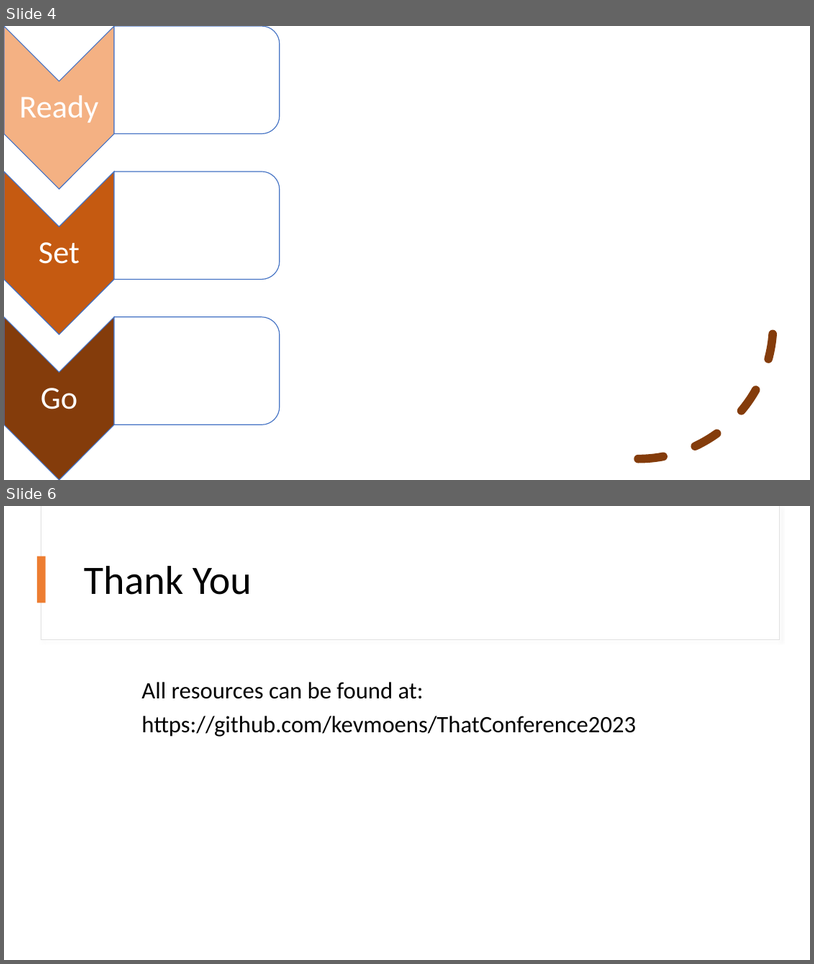
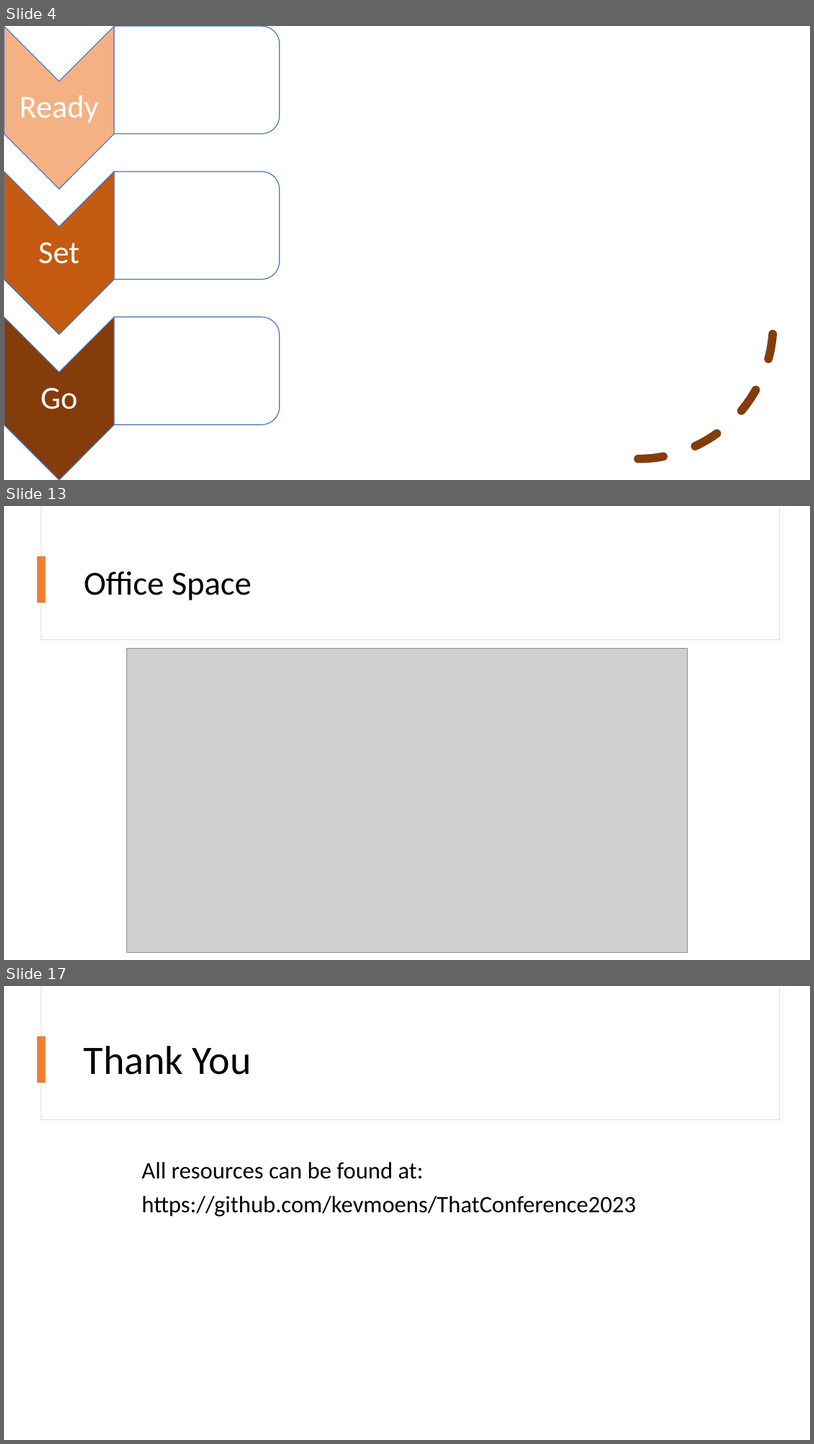
Before and after one commit to kevmoens/ThatConference2023, a slide deck: ThatConference2023.pptx. Shown one above the other, each under a label of ours: slides 4 and 6 before the commit, slides 4, 13 and 17 after it; the slides between them are not shown. The pictures are 814x964 and 814x1444 pixels, drawn with LibreOffice and Linux fonts; fonts in the diff are those of the drawing; grey boxes stand for pictures. Boxes give left, top, right and bottom in pixels: in the first picture for what was removed or moved away, otherwise in the second. Text is boxed around its words. In the diff, an @@ line names an element or a change of style, - is before the commit and + after.

```diff
--- a/ThatConference2023.pptx
+++ b/ThatConference2023.pptx
@@ slide 13 added at (4,506,810,960), background #FFFFFF @@
@@ rectangle added at (41,506,779,640), fill #FFFFFF, outline #E1E1E1 0.75 pt @@
@@ rectangle added at (41,506,779,639), fill #FFFFFF @@
@@ rectangle added at (37,556,46,602), fill #ED7D31 @@
@@ title added at (84,571,252,600), 40 pt, text #000000 @@
+Office Space
@@ picture added at (127,649,687,952) @@
@@ what was slide 6 is now slide 17 @@
```
Also in this commit, not shown: 11 other slides added, 1 slide removed, 2 other files.
